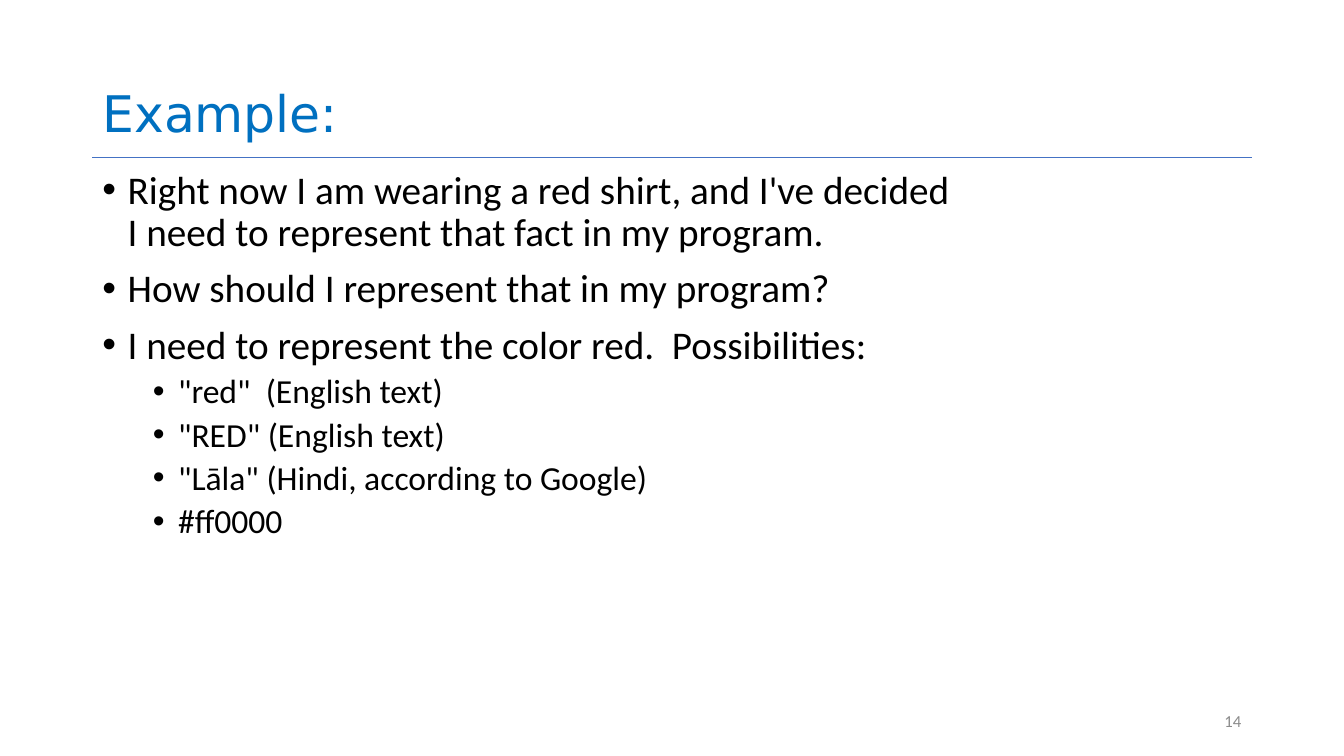
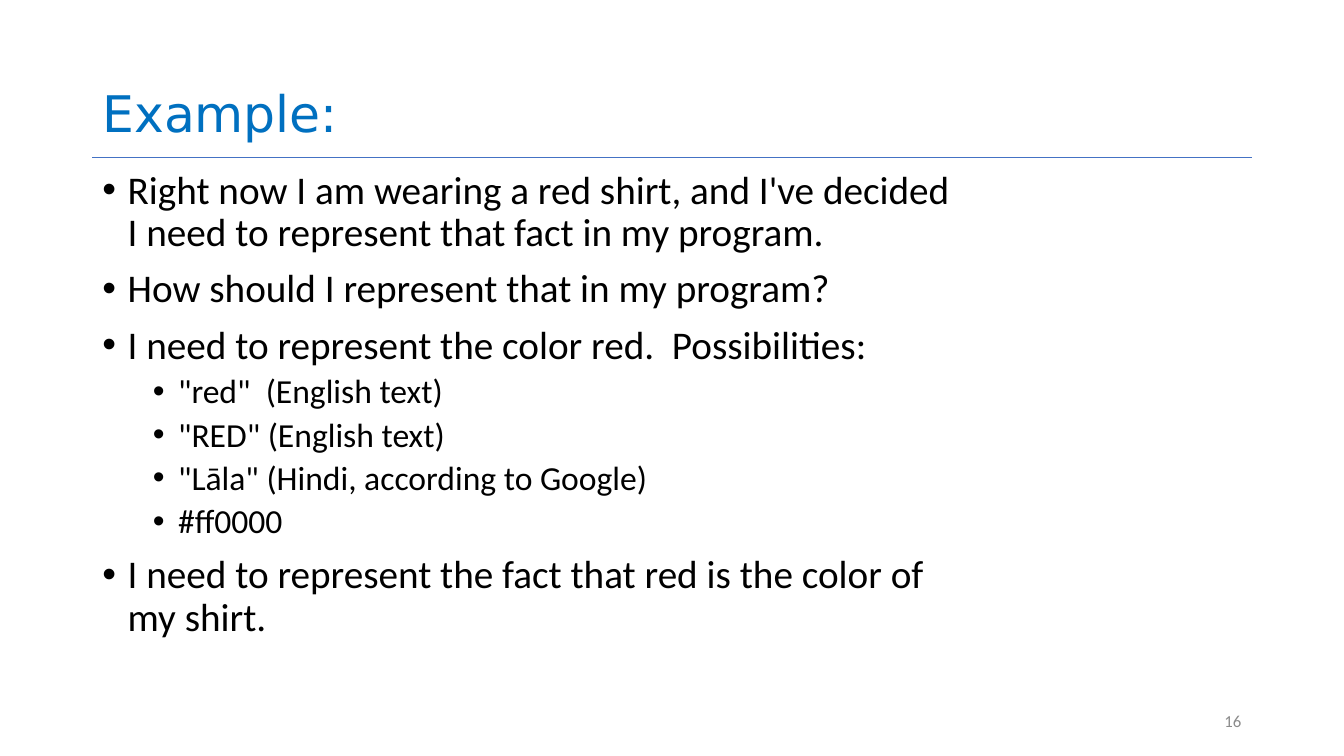
Before and after one commit to neu-se/CS4530-CS5500-Spring-2021, a slide deck: slide 16 of Slides/Lesson 1.2 General Program Design Principles.pptx (slide 14 before the commit). Drawn at 1344x756 pixels with LibreOffice and Linux fonts; fonts in the diff are those of the drawing. Boxes give left, top, right and bottom in pixels: in the first picture for what was removed or moved away, otherwise in the second. Text is boxed around its words. In the diff, an @@ line names an element or a change of style, - is before the commit and + after.

```diff
--- a/Slides/Lesson 1.2 General Program Design Principles.pptx
+++ b/Slides/Lesson 1.2 General Program Design Principles.pptx
@@ text at <box>128,560,924,638</box>: paragraph added @@
+• I need to represent the fact that red is the color of my shirt.
@@ page number at <box>1224,716,1241,727</box>: text changed @@
-14
+16
```
Also in this commit, not shown: 6 other slides changed, 8 slides added, 2 other files.
